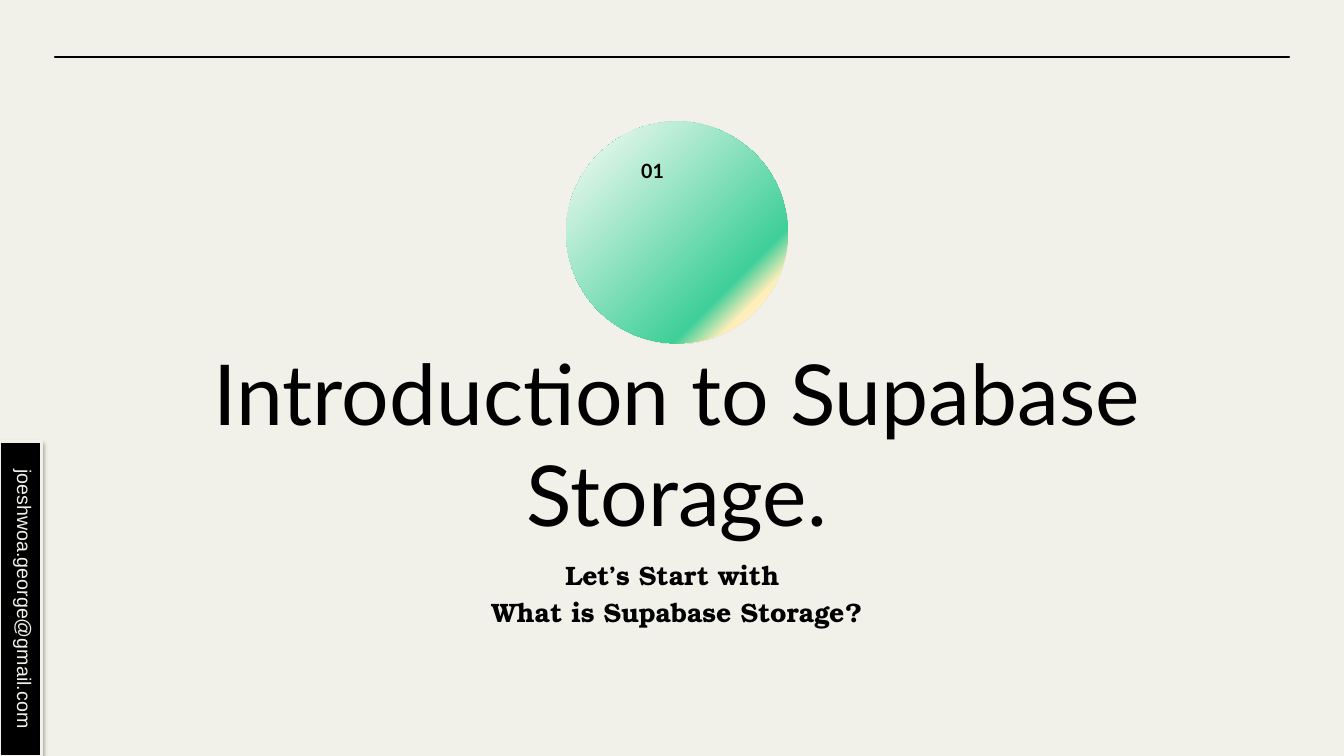
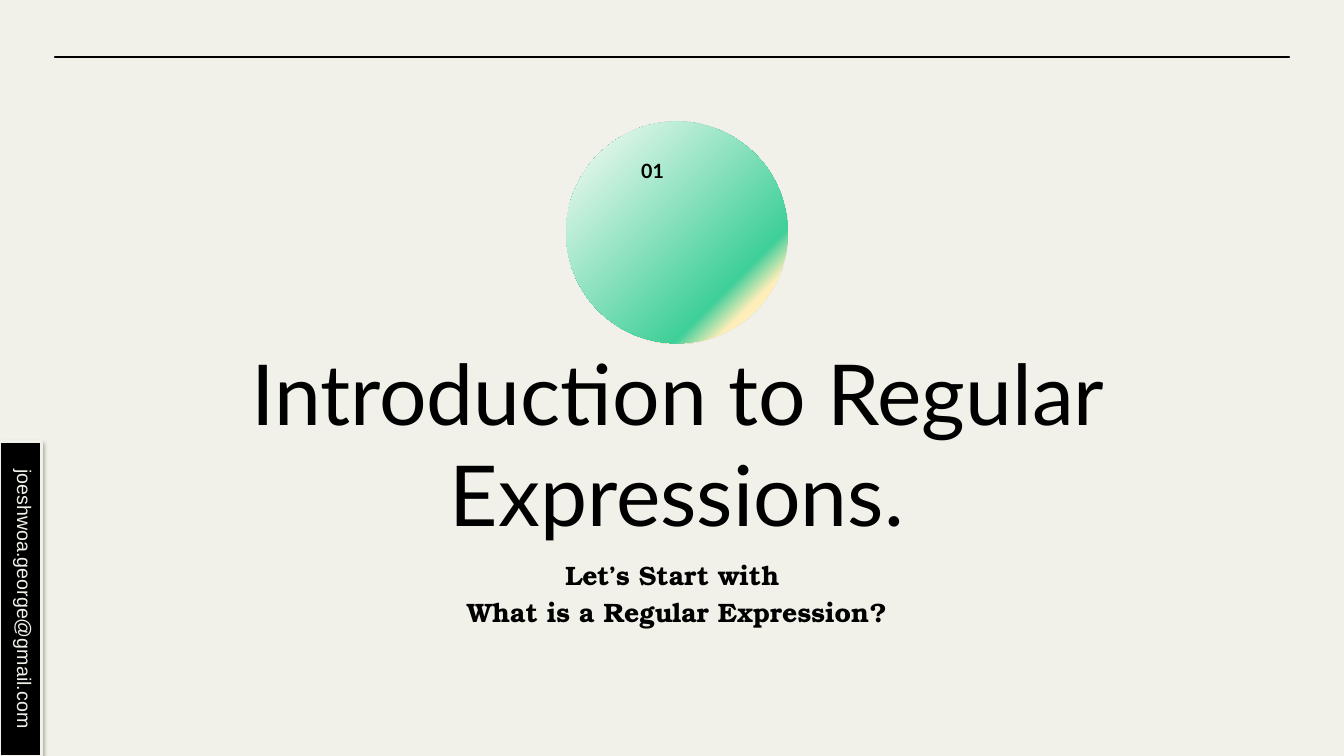
Before and after one commit to joeshwoa/Supabase_course_content, a slide deck: slide 5 of Mastering Supabase Session7.pptx. Drawn at 1344x756 pixels with LibreOffice and Linux fonts; fonts in the diff are those of the drawing. Boxes give left, top, right and bottom in pixels: in the first picture for what was removed or moved away, otherwise in the second. Text is boxed around its words. In the diff, an @@ line names an element or a change of style, - is before the commit and + after.

```diff
--- a/Mastering Supabase Session7.pptx
+++ b/Mastering Supabase Session7.pptx
@@ title at box(251, 363, 1105, 541): text changed @@
-Introduction to Supabase Storage.
+Introduction to Regular Expressions.
@@ text at box(467, 601, 887, 629): text changed @@
-What is Supabase Storage?
+What is a Regular Expression?
```
Also in this commit, not shown: 11 other slides changed, 9 slides added, 13 slides removed, 12 other files.
